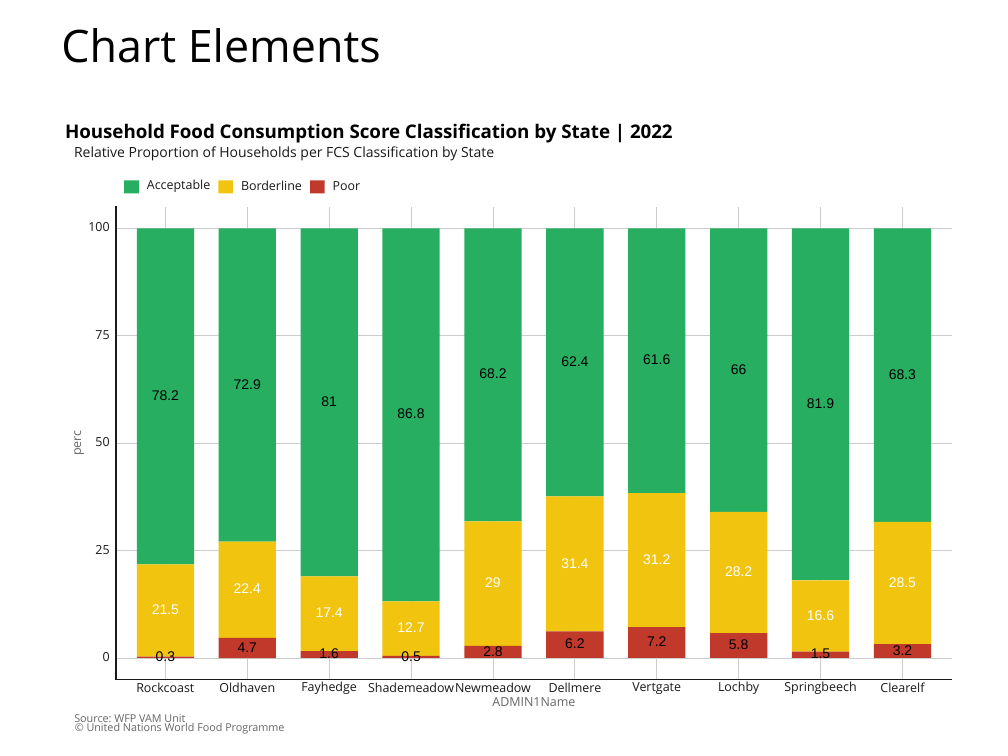
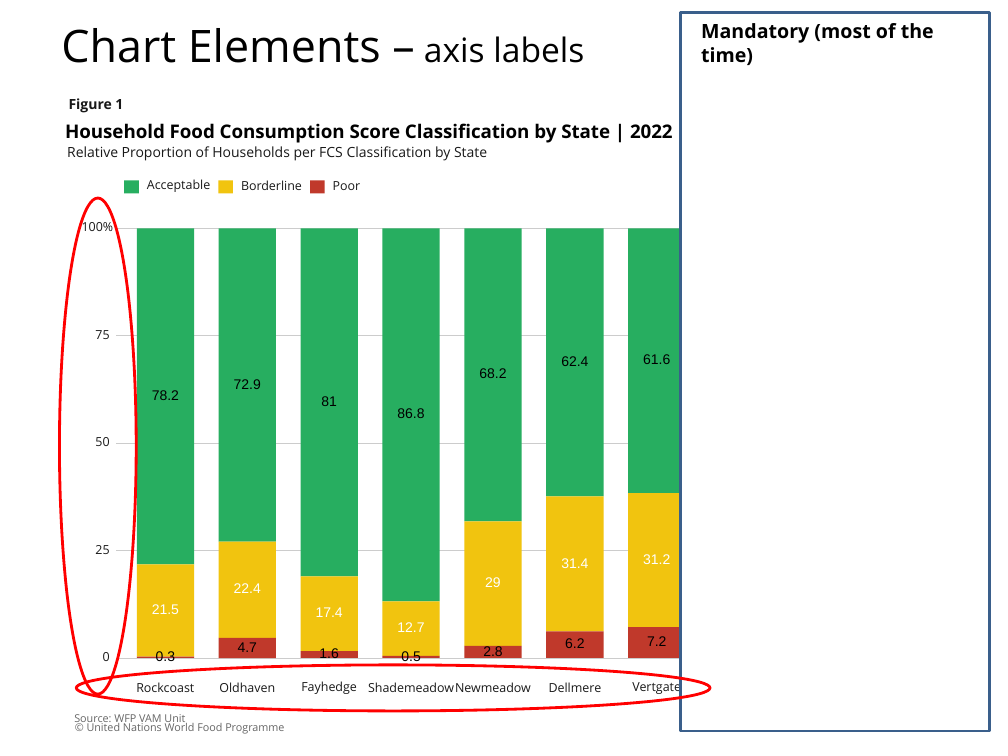
Before and after one commit to WFP-VAM/Rdatavizgallery, a slide deck: slide 7 of chart element example .pptx (slide 1 before the commit). Drawn at 1008x756 pixels with LibreOffice and Linux fonts; fonts in the diff are those of the drawing. Boxes give left, top, right and bottom in pixels: in the first picture for what was removed or moved away, otherwise in the second. Text is boxed around its words. In the diff, an @@ line names an element or a change of style, - is before the commit and + after.

```diff
--- a/chart element example .pptx
+++ b/chart element example .pptx
@@ text at (x1=61, y1=28, x2=584, y2=63): text changed @@
-Chart Elements
+Chart Elements – axis labels
@@ rectangle added at (x1=680, y1=13, x2=989, y2=732), fill #FFFFFF, outline #3A5F8C 2 pt @@
@@ text added at (x1=701, y1=23, x2=934, y2=65), 14 pt, text #000000, bold @@
+Mandatory (most of the time)
@@ text added at (x1=69, y1=98, x2=123, y2=113), 10 pt, text #191919, bold @@
+Figure 1
@@ text "Relative Proportion of Households per ..." moved from (x1=74, y1=146, x2=494, y2=161) to (x1=67, y1=146, x2=487, y2=161) @@
@@ ellipse added at (x1=59, y1=199, x2=136, y2=695), outline #FF0000 2 pt @@
@@ text at (x1=82, y1=220, x2=114, y2=231): text changed @@
-100
+100%
@@ group removed at (x1=59, y1=116, x2=966, y2=748): 14 texts, 12 freeform shapes, 10 rectangles @@
-66
-28.2
-5.8
-81.9
-16.6
-1.5
-68.3
-28.5
-3.2
-Lochby
-Springbeech
-Clearelf
-ADMIN1Name
-perc
@@ ellipse added at (x1=77, y1=665, x2=711, y2=712), outline #FF0000 2 pt @@
```
Also in this commit, not shown: 2 other slides changed, 10 slides added, 2 other files.
